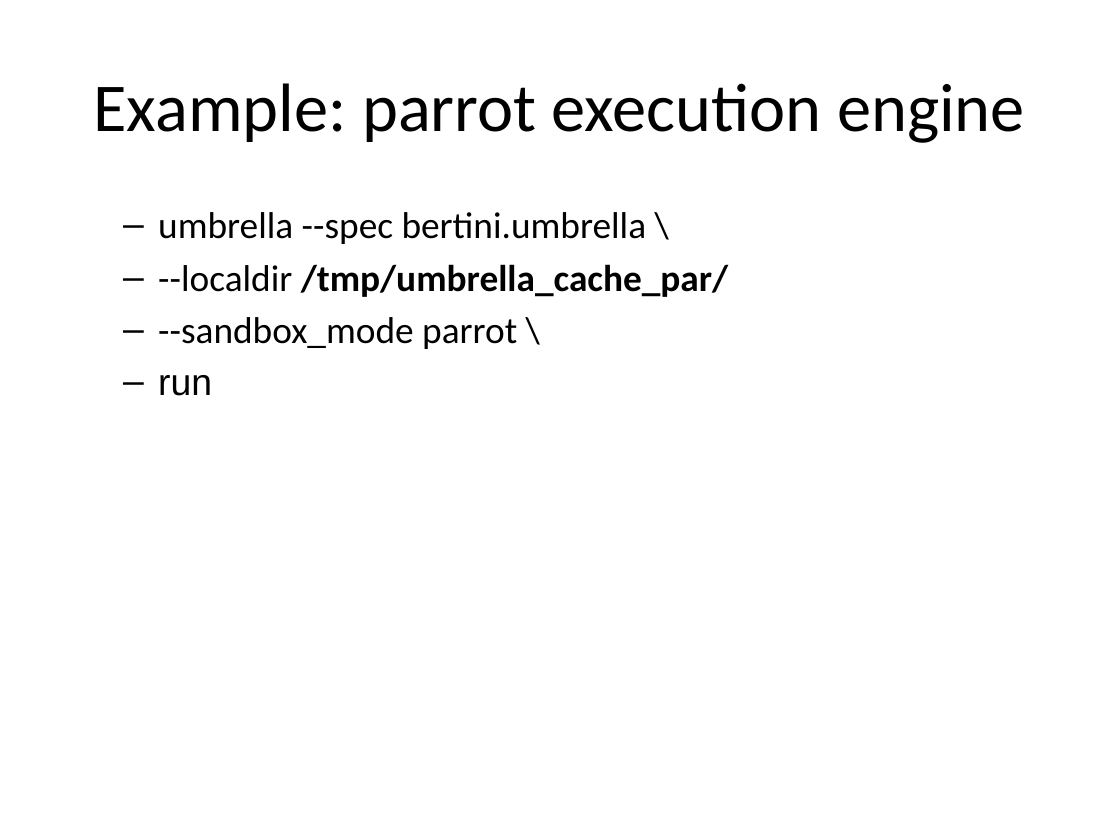
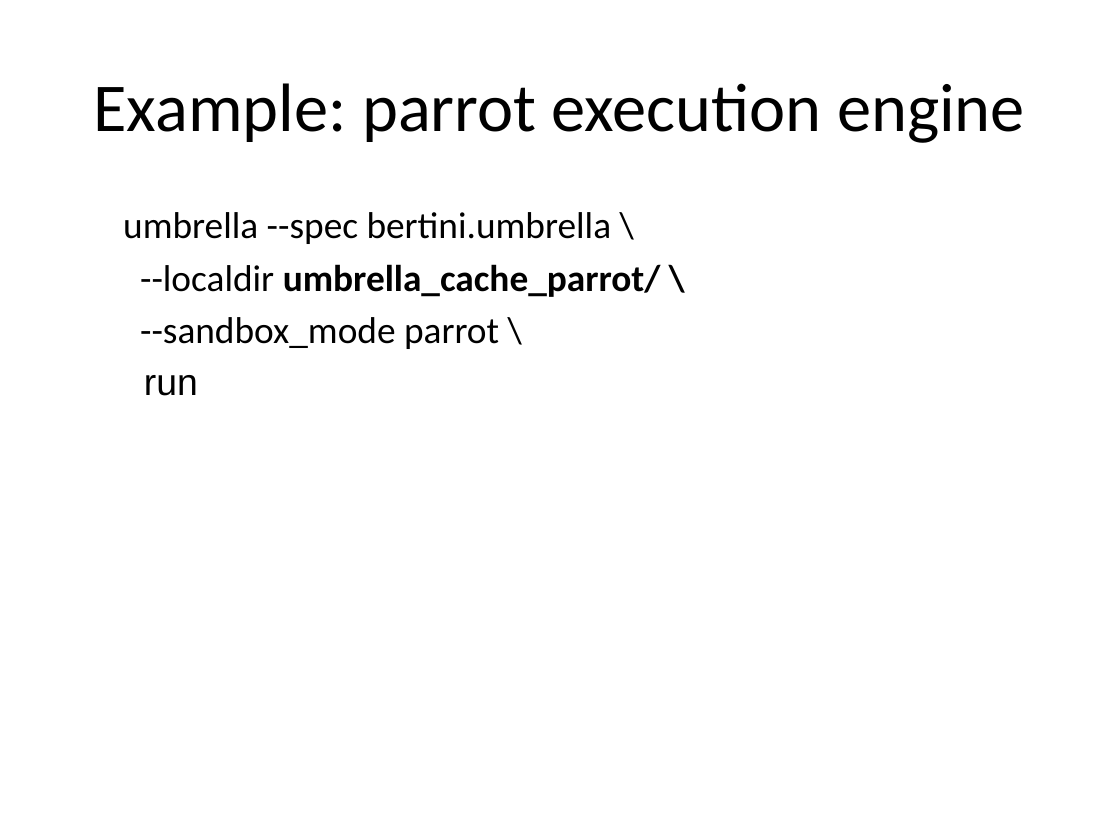
Before and after one commit to daspos/Docker-Workshop-Use-Case-1, a slide deck: slide 9 of Umbrella Tutorial.pptx. Drawn at 1120x840 pixels with LibreOffice and Linux fonts; fonts in the diff are those of the drawing. Boxes give left, top, right and bottom in pixels: in the first picture for what was removed or moved away, otherwise in the second. Text is boxed around its words. In the diff, an @@ line names an element or a change of style, - is before the commit and + after.

```diff
--- a/Umbrella Tutorial.pptx
+++ b/Umbrella Tutorial.pptx
@@ text at bbox=[123, 212, 612, 396]: bullet – to none @@
@@ text at bbox=[140, 264, 661, 297]: text changed @@
-  – --localdir /tmp/umbrella_cache_par/
+  --localdir umbrella_cache_parrot/ \
```
Also in this commit, not shown: 2 other slides changed, 3 slides added, 1 other file.
